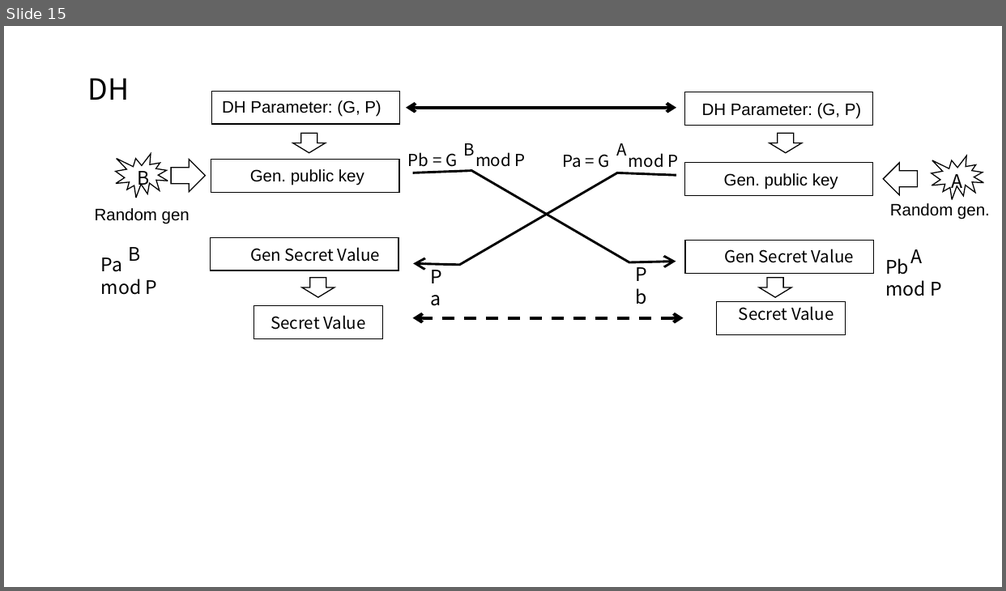
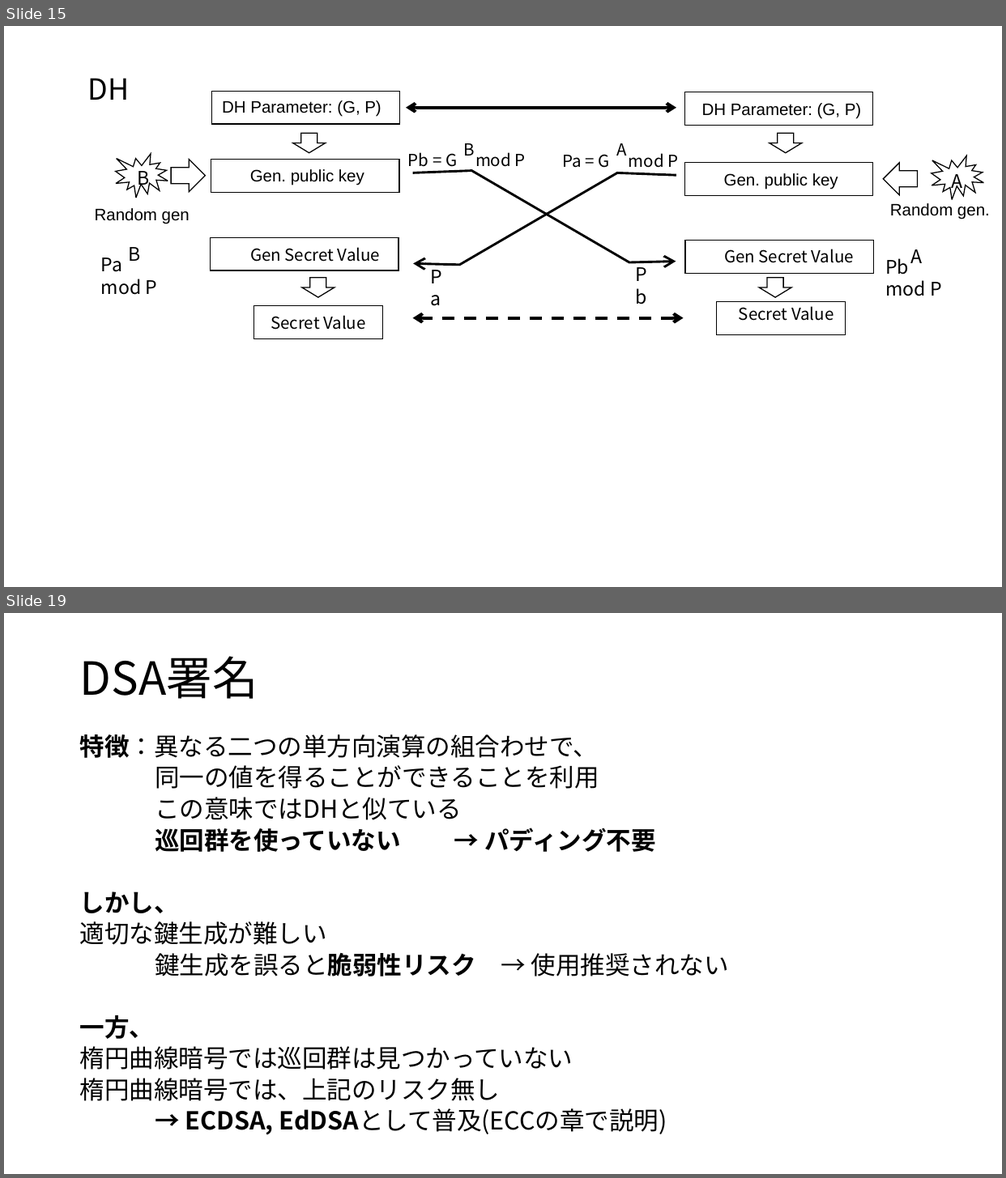
Before and after one commit to kojo1/TLSbook-en, a slide deck: Part1.Technology/Chapter3.Algorithm/Algorithm-fig-jp.pptx. Shown one above the other, each under a label of ours: slide 15 before the commit, slides 15 and 19 after it; the slides between them are not shown. The pictures are 1006x591 and 1006x1178 pixels, drawn with LibreOffice and Linux fonts; fonts in the diff are those of the drawing. Boxes give left, top, right and bottom in pixels: in the first picture for what was removed or moved away, otherwise in the second. Text is boxed around its words. In the diff, an @@ line names an element or a change of style, - is before the commit and + after.

```diff
--- a/Part1.Technology/Chapter3.Algorithm/Algorithm-fig-jp.pptx
+++ b/Part1.Technology/Chapter3.Algorithm/Algorithm-fig-jp.pptx
@@ slide 19 added at [4,613,1002,1174], background #FFFFFF @@
@@ title added at [80,656,258,699], 44 pt, text #000000 @@
+DSA署名
@@ text added at [80,735,729,1135], 23.8 pt, text #000000 @@
+特徴：異なる二つの単方向演算の組合わせで、
+同一の値を得ることができることを利用
+この意味ではDHと似ている
+巡回群を使っていない → パディング不要
+しかし、
+適切な鍵生成が難しい
+鍵生成を誤ると脆弱性リスク → 使用推奨されない
+一方、
+楕円曲線暗号では巡回群は見つかっていない
+楕円曲線暗号では、上記のリスク無し
+→ ECDSA, EdDSAとして普及(ECCの章で説明)
```
Also in this commit, not shown: 5 other slides added, 5 other files.
